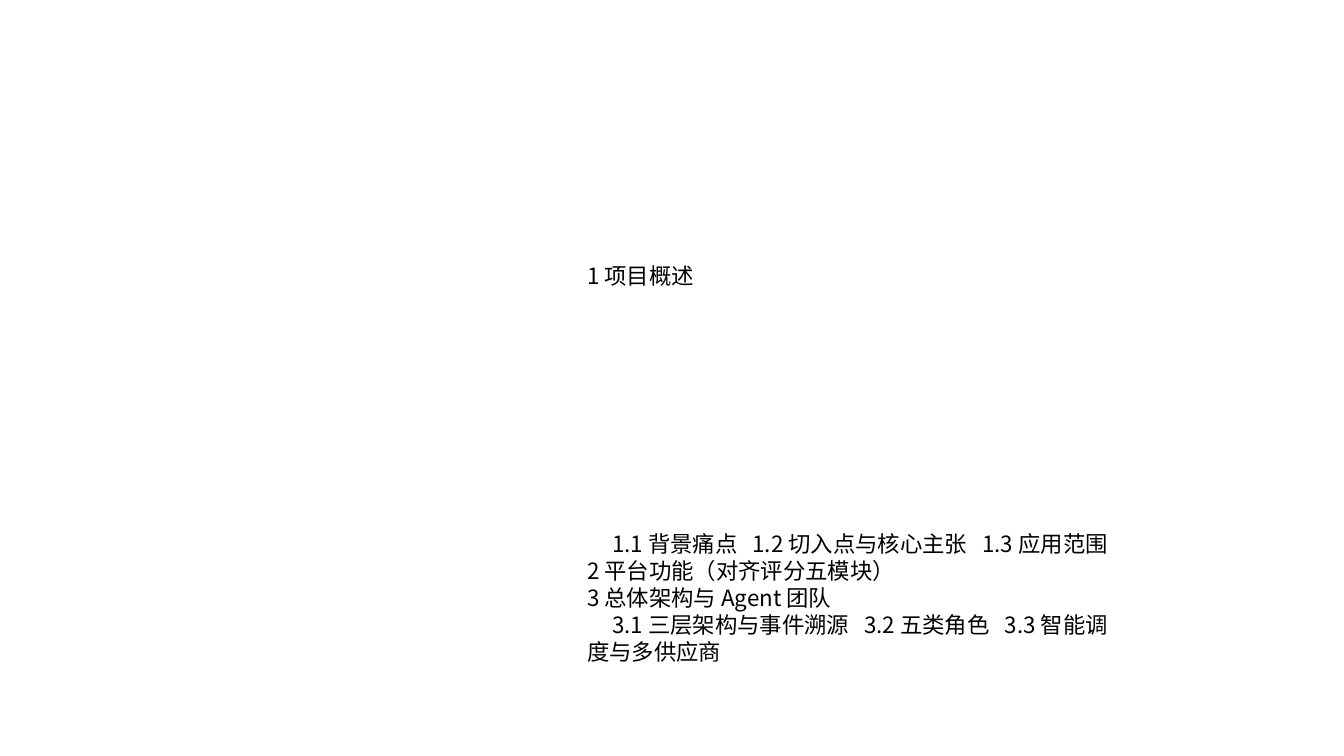
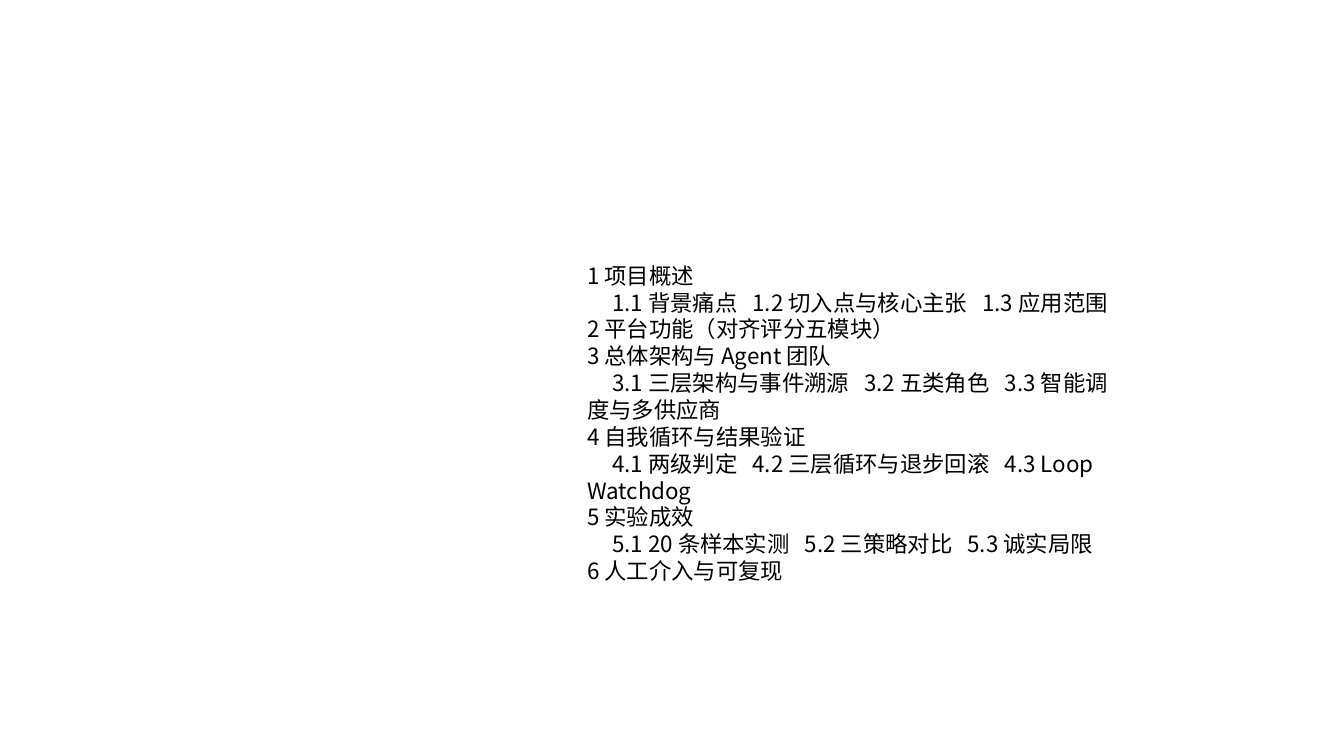
Before and after one commit to pppaio/futurecup-agent-orchestrator, a slide deck: slide 2 of docs/讲解PPT-按模版-v2.pptx. Drawn at 1344x756 pixels with LibreOffice and Linux fonts; fonts in the diff are those of the drawing; background and template pictures are left out. Boxes give left, top, right and bottom in pixels: in the first picture for what was removed or moved away, otherwise in the second. Text is boxed around its words. In the diff, an @@ line names an element or a change of style, - is before the commit and + after.

```diff
--- a/docs/讲解PPT-按模版-v2.pptx
+++ b/docs/讲解PPT-按模版-v2.pptx
@@ text at [587, 426, 1094, 554]: paragraphs added @@
+4 自我循环与结果验证
+4.1 两级判定 4.2 三层循环与退步回滚 4.3 Loop Watchdog
+5 实验成效
+5.1 20 条样本实测 5.2 三策略对比 5.3 诚实局限
+6 人工介入与可复现
```
Also in this commit, not shown: 1 other slide changed, 3 other files.
